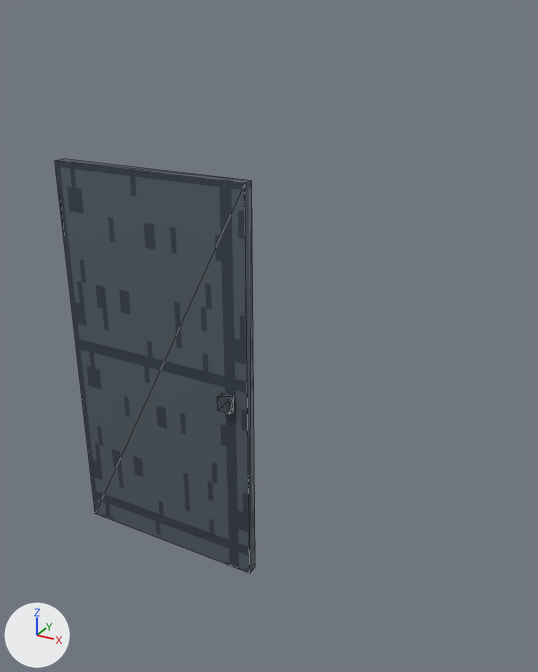
One commit to the glTF model game/assets/models/door_leaf.glb: the scene before it, then after it.
Both versions are drawn from a 50 mm camera at (2.75, -2.82, 2.84) aimed at (1.17, 0.06, 1.41). Every picture has the same lights, and +X, +Y and +Z are marked at lower left. The picture after the commit comes second. Mesh edges are drawn as thin lines. Where no turn or scale is listed for an object, it has been applied to the vertices. Vertices at exactly the same position are counted once.

Objects in the first picture: 'door_leaf mesh'.
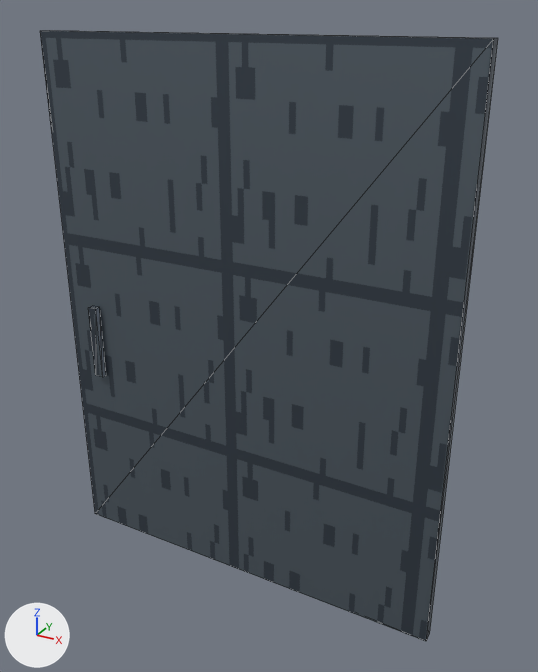
The edits, one by one:
me_door_leaf is used by ob_door_leaf_mesh; location (0.0, 0.0, 0.0).
me_door_leaf had 16 vertices, 24 faces and spanned x 0.0..1.1, y -0.07..0.03, z 0.0..2.15.
me_door_leaf now has 16 vertices, 22 faces and spans x 0.0..2.1, y -0.06..0.03, z 0.0..2.75.
me_door_leaf part 1: the loose piece of 8 vertices spanning x 0.0..1.1, y -0.03..0.03, z 0.0..2.15 is scaled about the mesh origin by (1.91, 1, 1.28).
me_door_leaf part 2: 10 faces spanning x 0.15..0.2, y -0.06..-0.03, z 1.0..1.4 switch from mat_rust (picture img_rust) to mat_metal (picture img_metal).
Other edits to the shape of me_door_leaf do not show in these pictures.

Changed parts and their boxes (x1, y1, x2, y2) in the pictures (538 x 672 px; the box of a moved part takes in the faces that stretch with it):
'door_leaf mesh', reshaped (128% wider, 47% taller): before (55, 159, 255, 573); after (40, 30, 498, 641)
part 1 of me_door_leaf, moved or reshaped: before (55, 159, 255, 573); after (40, 30, 498, 641)
part 2 of me_door_leaf, recoloured: before (223, 394, 234, 414); after (89, 306, 106, 377)
